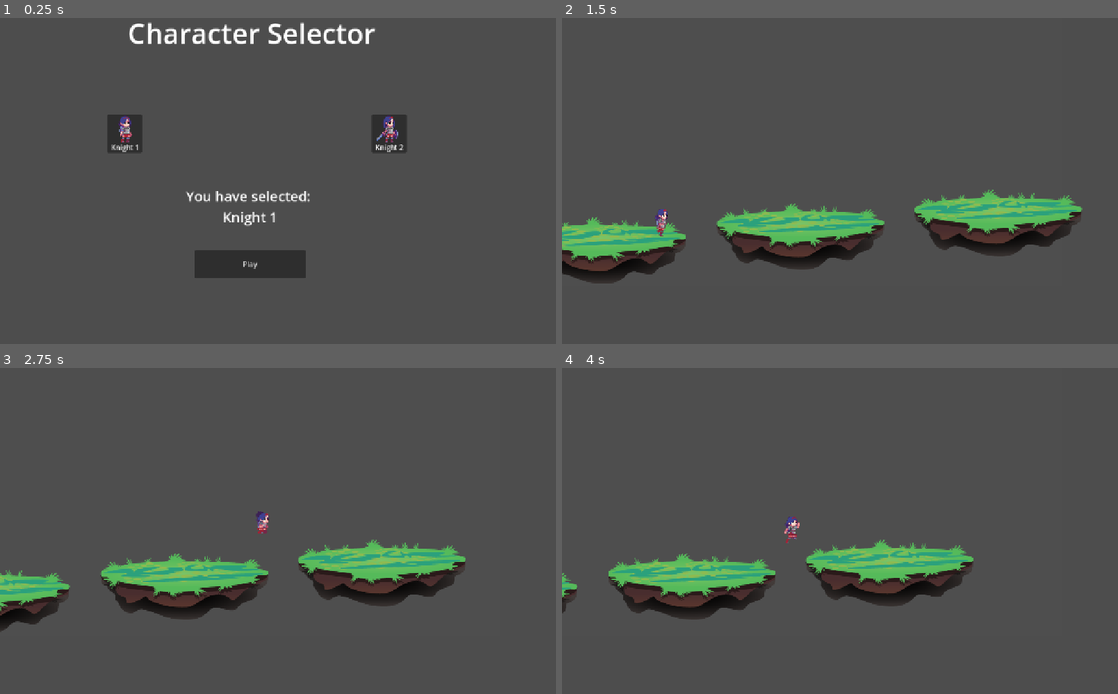
Above: before the commit, frames 1-4 (two rows, left to right).
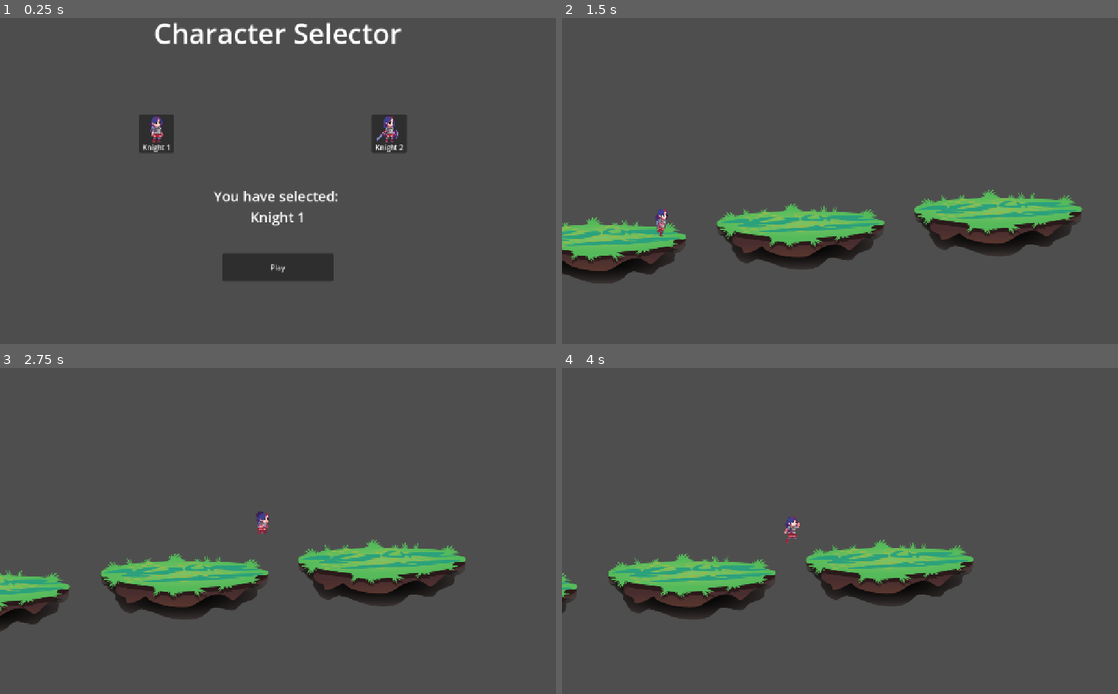
Above: after the commit, the same moments.

Repository: zxkevin168/gacha-space-birds
Game: Godot game, scene res://scenes/character_selection/character_selection.tscn
Two runs of this game, one before a commit and one after it. Both use one fixed random seed, a clock stepped at 60 frames per second and the inputs below.
Inputs:
- Up to frame 1 (0.25 s): no input
- Up to frame 2 (1.5 s): click "Play" at 0.5 s; tap Enter (ui_accept) at 1.25 s; hold Right (move_right) from 1.28 s (still down)
- Up to frame 3 (2.75 s): keep holding Right (move_right); tap Space (move_jump) at 1.52, 2.27 s
- Up to frame 4 (4 s): release Right (move_right) at 2.78 s; hold Left (move_left) 2.78-3.53 s; hold Right (move_right) from 3.53 s (still down); tap Space (move_jump) at 3.77 s

The runs differ from the first frame. In frame 1, 4.6% of the frame differs, in the area x 19-73%, y 1-81%; in frame 2, less than 0.1%; in frame 3, less than 0.1%; in frame 4, less than 0.1%.

Commit message:
fix: some currently assets were reposition on the screen due to a change in display size

Diff:
--- a/project.godot
+++ b/project.godot
@@ -15,15 +15,15 @@
 config/features=PackedStringArray("4.5", "Forward Plus")
 config/icon="res://icon.svg"
 
+[autoload]
+
+Global="*res://globals/global.gd"
+
 [display]
 
 window/size/viewport_width=1280
 window/size/viewport_height=800
 window/stretch/mode="canvas_items"
-
-[autoload]
-
-Global="*res://globals/global.gd"
 
 [input]
 
--- a/scenes/character_selection/character_selection.tscn
+++ b/scenes/character_selection/character_selection.tscn
@@ -81,7 +81,7 @@
 
 [node name="knight1_animation" type="AnimatedSprite2D" parent="."]
 top_level = true
-position = Vector2(288, 288)
+position = Vector2(360, 288)
 sprite_frames = SubResource("SpriteFrames_cqj7k")
 
 [node name="knight1_name" type="Label" parent="knight1_animation"]
@@ -106,9 +106,9 @@
 text = "Knight 2"
 
 [node name="knight1_button" type="Button" parent="."]
-offset_left = 247.0
+offset_left = 320.0
 offset_top = 256.0
-offset_right = 327.0
+offset_right = 400.0
 offset_bottom = 344.0
 
 [node name="knight2_button" type="Button" parent="."]
@@ -121,8 +121,7 @@
 anchors_preset = 5
 anchor_left = 0.5
 anchor_right = 0.5
-offset_left = 8.0
-offset_right = 1152.0
+offset_right = 1280.0
 offset_bottom = 136.0
 grow_horizontal = 2
 theme_override_font_sizes/font_size = 64
@@ -132,17 +131,17 @@
 
 [node name="selected_name" type="Label" parent="."]
 offset_top = 384.0
-offset_right = 1152.0
+offset_right = 1280.0
 offset_bottom = 552.0
 theme_override_font_sizes/font_size = 32
 horizontal_alignment = 1
 vertical_alignment = 1
 
 [node name="play_button" type="Button" parent="."]
-offset_left = 448.0
-offset_top = 568.0
-offset_right = 704.0
-offset_bottom = 632.0
+offset_left = 512.0
+offset_top = 576.0
+offset_right = 768.0
+offset_bottom = 640.0
 text = "Play"
 
 [connection signal="pressed" from="knight1_button" to="." method="_on_knight_1_button_pressed"]
--- a/scenes/main_game/main_game.tscn
+++ b/scenes/main_game/main_game.tscn
@@ -8,8 +8,8 @@
 platform_scene = ExtResource("2_0rdsr")
 
 [node name="ColorRect" type="ColorRect" parent="."]
-offset_right = 1152.0
-offset_bottom = 648.0
+offset_right = 1280.0
+offset_bottom = 800.0
 color = Color(0.30692267, 0.3069227, 0.3069227, 1)
 
 [node name="floor" parent="." instance=ExtResource("2_0rdsr")]
